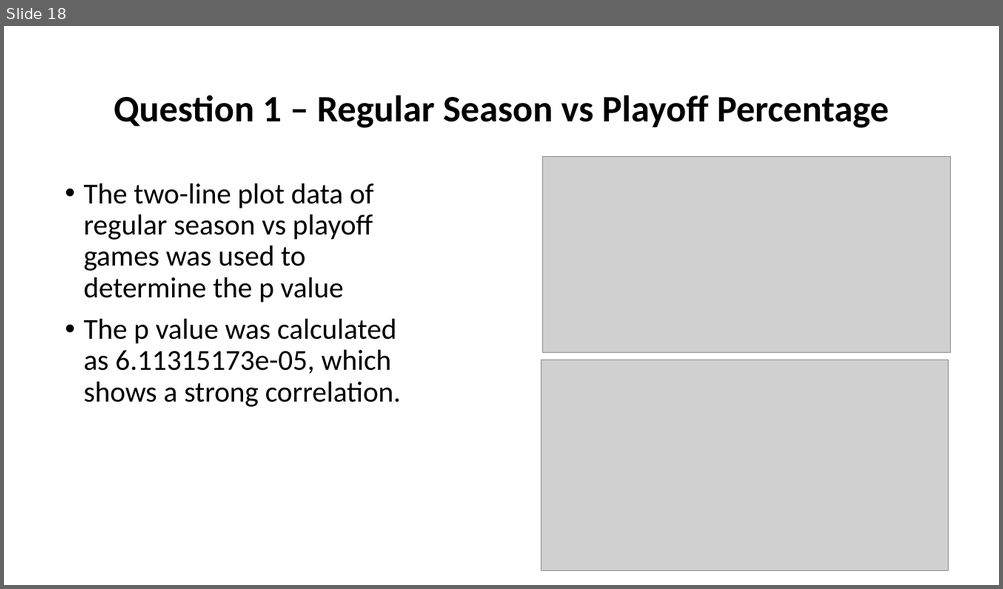
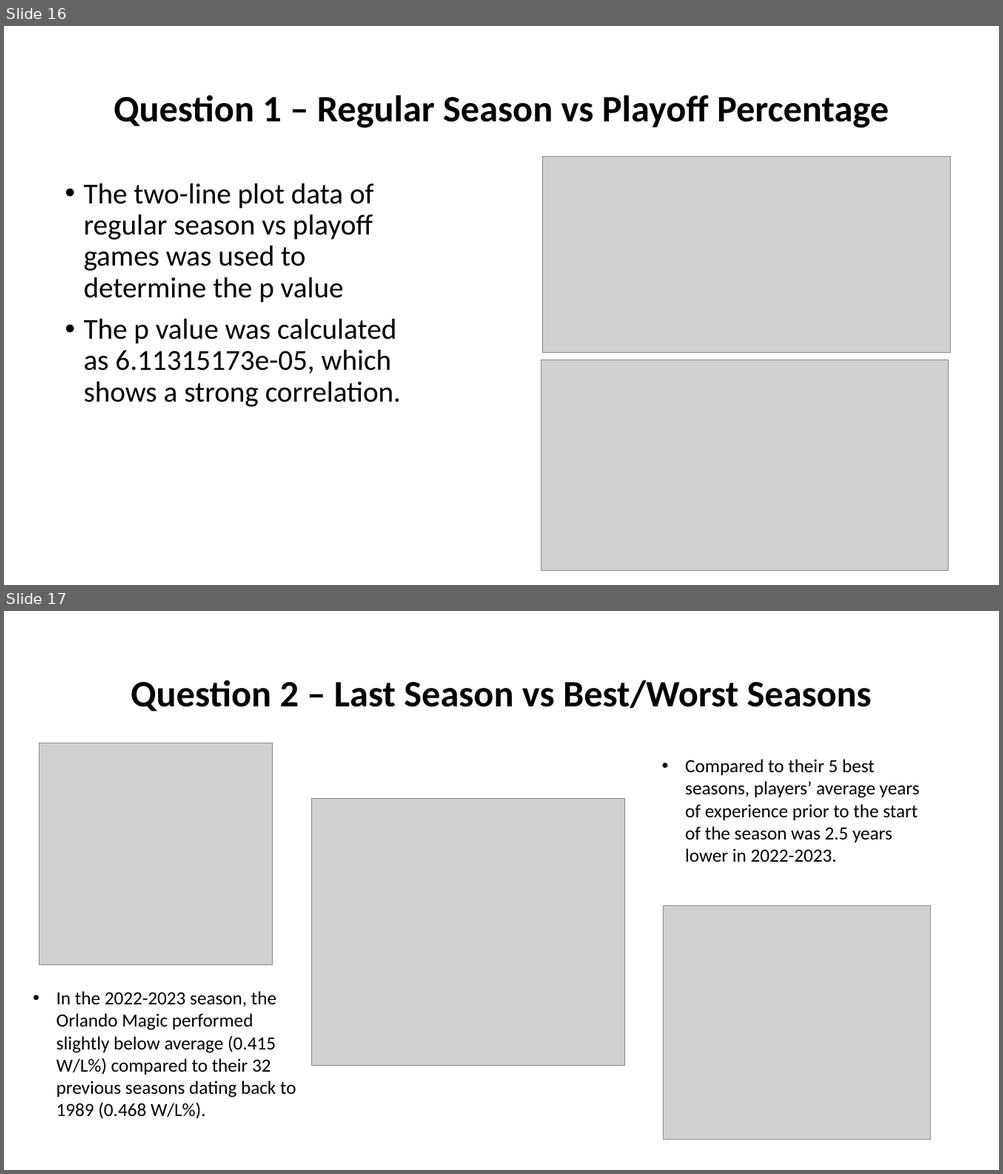
Before and after one commit to CandaceDoesData/Group_Project_1, a slide deck: mm_Group3_Project_1_Presentation.pptx. Shown one above the other, each under a label of ours: slide 18 before the commit, slides 16 and 17 after it. The pictures are 1003x589 and 1003x1174 pixels, drawn with LibreOffice and Linux fonts; fonts in the diff are those of the drawing; grey boxes stand for pictures. Boxes give left, top, right and bottom in pixels: in the first picture for what was removed or moved away, otherwise in the second. Text is boxed around its words. In the diff, an @@ line names an element or a change of style, - is before the commit and + after.

```diff
--- a/mm_Group3_Project_1_Presentation.pptx
+++ b/mm_Group3_Project_1_Presentation.pptx
@@ slide 17 added at box(4, 611, 999, 1170), background #FFFFFF @@
@@ title added at box(131, 680, 871, 712), 36 pt, text #000000, bold @@
+Question 2 – Last Season vs Best/Worst Seasons
@@ picture added at box(39, 743, 272, 965) @@
@@ text added at box(685, 759, 919, 862), 18 pt, text #000000 @@
+• Compared to their 5 best seasons, players’ average years of experience prior to the start of the season was 2.5 years lower in 2022-2023.
@@ picture added at box(312, 799, 626, 1066) @@
@@ picture added at box(663, 906, 930, 1139) @@
@@ text added at box(57, 991, 296, 1119), 18 pt, text #000000 @@
+• In the 2022-2023 season, the Orlando Magic performed slightly below average (0.415 W/L%) compared to their 32 previous seasons dating back to 1989 (0.468 W/L%).
@@ what was slide 18 is now slide 16 @@
```
Also in this commit, not shown: 12 slides changed, 4 other slides added, 6 slides removed, 1 other file.
